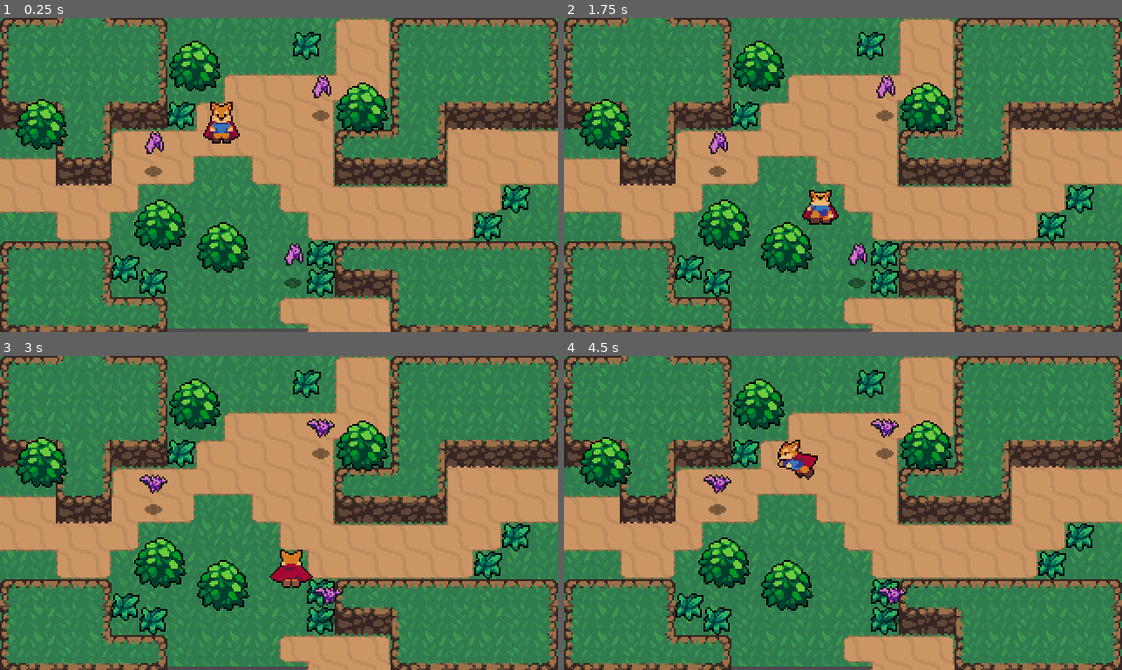
Above: before the commit, frames 1-4 (two rows, left to right).
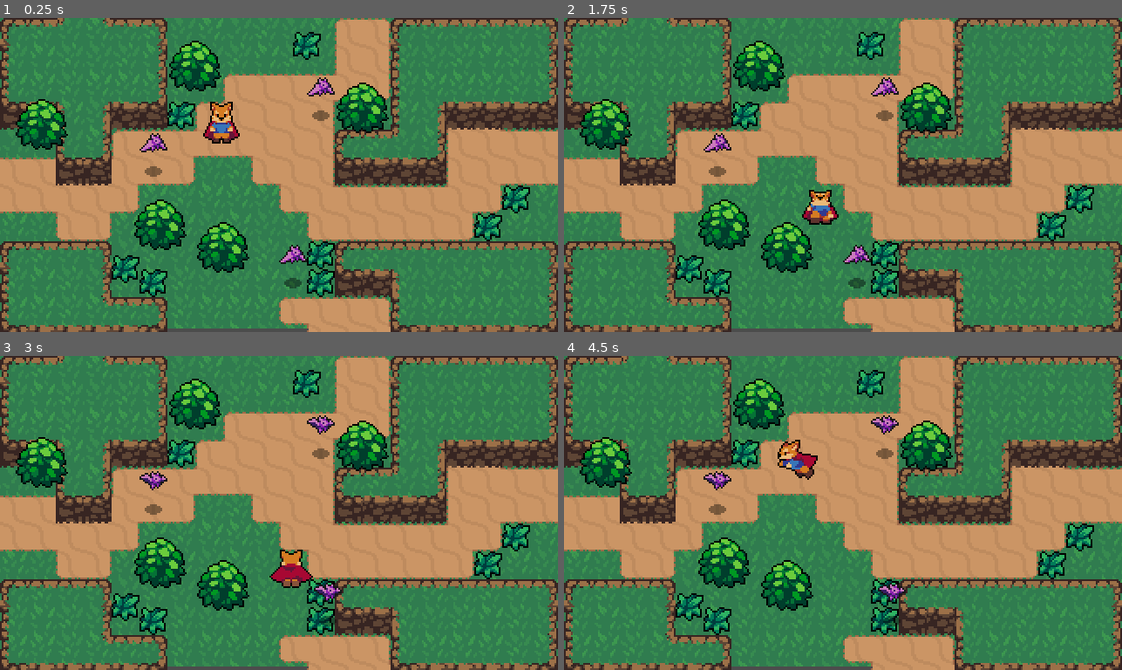
Above: after the commit, the same moments.

Repository: samkeen/ActionRpgTutorial
Game: Godot game, scene res://World/World.tscn
The game is run twice, just before and just after one commit, with the same random seed, the same clock (stepped at 60 frames per second) and the same inputs.
Inputs:
- Up to frame 1 (0.25 s): no input
- Up to frame 2 (1.75 s): hold Right (ui_right) 0.53-1.28 s; tap Z (attack) at 0.6 s; hold Down (ui_down) from 1.28 s (still down); tap K (roll) at 1.35 s
- Up to frame 3 (3 s): release Down (ui_down) at 2.03 s; hold Right (ui_right) 2.03-2.78 s; tap Z (attack) at 2.1 s; hold Up (ui_up) from 2.78 s (still down); tap K (roll) at 2.85 s
- Up to frame 4 (4.5 s): release Up (ui_up) at 3.53 s; hold Left (ui_left) from 3.53 s (still down); tap Z (attack) at 3.6 s; tap K (roll) at 4.35 s

The runs differ from the first frame. In frame 1, 0.5% of the frame differs, in the area x 25-60%, y 18-79%; in frame 2, 0.5%; in frame 3, 0.5%, in the area x 25-62%, y 18-80%; in frame 4, 0.5%.

Commit message:
finished e16

Diff:
--- /dev/null
+++ b/Effects/Effect.gd
@@ -0,0 +1,10 @@
+extends AnimatedSprite
+
+func _ready():
+	connect("animation_finished", self, "_on_animation_finished")
+
+	play("Animate")
+
+
+func _on_animation_finished():
+	queue_free()
--- /dev/null
+++ b/Effects/EnemyDeathEffect.tscn
@@ -0,0 +1,57 @@
+[gd_scene load_steps=14 format=2]
+
+[ext_resource path="res://Effects/EnemyDeathEffect.png" type="Texture" id=1]
+[ext_resource path="res://Effects/Effect.gd" type="Script" id=2]
+
+[sub_resource type="AtlasTexture" id=1]
+atlas = ExtResource( 1 )
+region = Rect2( 0, 0, 32, 32 )
+
+[sub_resource type="AtlasTexture" id=2]
+atlas = ExtResource( 1 )
+region = Rect2( 32, 0, 32, 32 )
+
+[sub_resource type="AtlasTexture" id=3]
+atlas = ExtResource( 1 )
+region = Rect2( 64, 0, 32, 32 )
+
+[sub_resource type="AtlasTexture" id=4]
+atlas = ExtResource( 1 )
+region = Rect2( 96, 0, 32, 32 )
+
+[sub_resource type="AtlasTexture" id=5]
+atlas = ExtResource( 1 )
+region = Rect2( 128, 0, 32, 32 )
+
+[sub_resource type="AtlasTexture" id=6]
+atlas = ExtResource( 1 )
+region = Rect2( 160, 0, 32, 32 )
+
+[sub_resource type="AtlasTexture" id=7]
+atlas = ExtResource( 1 )
+region = Rect2( 192, 0, 32, 32 )
+
+[sub_resource type="AtlasTexture" id=8]
+atlas = ExtResource( 1 )
+region = Rect2( 224, 0, 32, 32 )
+
+[sub_resource type="AtlasTexture" id=9]
+atlas = ExtResource( 1 )
+region = Rect2( 256, 0, 32, 32 )
+
+[sub_resource type="AtlasTexture" id=10]
+atlas = ExtResource( 1 )
+region = Rect2( 288, 0, 32, 32 )
+
+[sub_resource type="SpriteFrames" id=11]
+animations = [ {
+"frames": [ SubResource( 1 ), SubResource( 2 ), SubResource( 3 ), SubResource( 4 ), SubResource( 5 ), SubResource( 6 ), SubResource( 7 ), SubResource( 8 ), SubResource( 9 ), SubResource( 10 ) ],
+"loop": true,
+"name": "default",
+"speed": 15.0
+} ]
+
+[node name="EnemyDeathEffect" type="AnimatedSprite"]
+frames = SubResource( 11 )
+offset = Vector2( 0, -8 )
+script = ExtResource( 2 )
--- a/Effects/GrassEffect.gd
+++ /dev/null
@@ -1,11 +0,0 @@
-extends Node2D
-
-onready var animatedSprite = $AnimatedSprite
-
-func _ready():
-	animatedSprite.frame = 0
-	animatedSprite.play("Animate")
-
-
-func _on_AnimatedSprite_animation_finished():
-	queue_free()
--- a/Effects/GrassEffect.tscn
+++ b/Effects/GrassEffect.tscn
@@ -1,7 +1,7 @@
 [gd_scene load_steps=9 format=2]
 
 [ext_resource path="res://Effects/GrassEffect.png" type="Texture" id=1]
-[ext_resource path="res://Effects/GrassEffect.gd" type="Script" id=2]
+[ext_resource path="res://Effects/Effect.gd" type="Script" id=2]
 
 [sub_resource type="AtlasTexture" id=1]
 atlas = ExtResource( 1 )
@@ -26,18 +26,14 @@
 [sub_resource type="SpriteFrames" id=6]
 animations = [ {
 "frames": [ SubResource( 1 ), SubResource( 2 ), SubResource( 3 ), SubResource( 4 ), SubResource( 5 ) ],
-"loop": false,
+"loop": true,
 "name": "Animate",
-"speed": 5.0
+"speed": 15.0
 } ]
 
-[node name="GrassEffect" type="Node2D"]
-script = ExtResource( 2 )
-
-[node name="AnimatedSprite" type="AnimatedSprite" parent="."]
+[node name="GrassEffect" type="AnimatedSprite"]
 frames = SubResource( 6 )
 animation = "Animate"
-frame = 2
 centered = false
 offset = Vector2( -8, -8 )
-[connection signal="animation_finished" from="AnimatedSprite" to="." method="_on_AnimatedSprite_animation_finished"]
+script = ExtResource( 2 )
--- a/Enemies/Bat.gd
+++ b/Enemies/Bat.gd
@@ -3,12 +3,25 @@
 const FRICTION = 200
 const KNOCKBACK_SPEED = 120
 
+const EnemyDeathEffect = preload("res://Effects/EnemyDeathEffect.tscn")
+
 var knockback = Vector2.ZERO
+onready var stats = $Stats
 
 func _physics_process(delta):
 	knockback = knockback.move_toward(Vector2.ZERO, FRICTION*delta)
 	knockback = move_and_slide(knockback)
 
 
-func _on_HurtBox_area_entered(area):
-	knockback = area.knockback_vector * KNOCKBACK_SPEED
+func _on_HurtBox_area_entered(hitter):
+	# note, under the hood, this calls Bat.set_health(value)
+	stats.health -= hitter.damage
+	knockback = hitter.knockback_vector * KNOCKBACK_SPEED
+
+
+
+func _on_Stats_no_health():
+	queue_free()
+	var enemyDeathEffet = EnemyDeathEffect.instance()
+	get_parent().add_child(enemyDeathEffet)
+	enemyDeathEffet.global_position = global_position
--- a/Enemies/Bat.tscn
+++ b/Enemies/Bat.tscn
@@ -1,9 +1,10 @@
-[gd_scene load_steps=13 format=2]
+[gd_scene load_steps=14 format=2]
 
 [ext_resource path="res://Enemies/Bat.png" type="Texture" id=1]
 [ext_resource path="res://Shadows/SmallShadow.png" type="Texture" id=2]
 [ext_resource path="res://Hit and Hurt Boxes/HurtBox.tscn" type="PackedScene" id=3]
 [ext_resource path="res://Enemies/Bat.gd" type="Script" id=4]
+[ext_resource path="res://Stats.tscn" type="PackedScene" id=5]
 
 [sub_resource type="AtlasTexture" id=1]
 atlas = ExtResource( 1 )
@@ -47,7 +48,7 @@
 [node name="AnimatedSprite" type="AnimatedSprite" parent="."]
 frames = SubResource( 6 )
 animation = "fly"
-frame = 4
+frame = 3
 playing = true
 offset = Vector2( 0, -12 )
 
@@ -63,6 +64,10 @@
 [node name="CollisionShape2D" parent="HurtBox" index="0"]
 position = Vector2( 0, -13 )
 shape = SubResource( 8 )
+
+[node name="Stats" parent="." instance=ExtResource( 5 )]
+max_health = 2
 [connection signal="area_entered" from="HurtBox" to="." method="_on_HurtBox_area_entered"]
+[connection signal="no_health" from="Stats" to="." method="_on_Stats_no_health"]
 
 [editable path="HurtBox"]
--- /dev/null
+++ b/Hit and Hurt Boxes/HitBox.gd
@@ -0,0 +1,4 @@
+extends Area2D
+
+
+export var damage = 1
--- a/Hit and Hurt Boxes/HitBox.tscn
+++ b/Hit and Hurt Boxes/HitBox.tscn
@@ -1,7 +1,10 @@
-[gd_scene format=2]
+[gd_scene load_steps=2 format=2]
+
+[ext_resource path="res://Hit and Hurt Boxes/HitBox.gd" type="Script" id=1]
 
 [node name="HitBox" type="Area2D"]
 collision_layer = 0
 collision_mask = 0
+script = ExtResource( 1 )
 
 [node name="CollisionShape2D" type="CollisionShape2D" parent="."]
--- a/Player/Player.gd
+++ b/Player/Player.gd
@@ -1,9 +1,9 @@
 extends KinematicBody2D
 
-const ACCELERATION = 500
-const MAX_SPEED = 80
-const ROLL_SPEED = 120
-const FRICTION = 500
+export var ACCELERATION = 500
+export var MAX_SPEED = 80
+export var ROLL_SPEED = 120
+export var FRICTION = 500
 
 enum {MOVE, ROLL, ATTACK}
 
--- a/Player/Player.tscn
+++ b/Player/Player.tscn
@@ -640,10 +640,10 @@
 tree_root = SubResource( 22 )
 anim_player = NodePath("../AnimationPlayer")
 parameters/playback = SubResource( 23 )
-parameters/Attack/blend_position = Vector2( 0.0058322, 0.817143 )
-parameters/Idle/blend_position = Vector2( -0.857627, -0.906022 )
-parameters/Roll/blend_position = Vector2( -0.83939, -0.0465306 )
-parameters/Run/blend_position = Vector2( 0, 0 )
+parameters/Attack/blend_position = Vector2( 0, 1 )
+parameters/Idle/blend_position = Vector2( 0, 1 )
+parameters/Roll/blend_position = Vector2( 0, 1 )
+parameters/Run/blend_position = Vector2( 0, 1 )
 
 [node name="HitboxPivot" type="Position2D" parent="."]
 position = Vector2( 0, -4 )
--- a/Player/SwordHitBox.gd
+++ b/Player/SwordHitBox.gd
@@ -1,4 +1,4 @@
-extends Area2D
+extends "res://Hit and Hurt Boxes/HitBox.gd"
 
 
 var knockback_vector = Vector2.ZERO
--- /dev/null
+++ b/Stats.gd
@@ -0,0 +1,11 @@
+extends Node
+
+export(int) var max_health = 1
+onready var health = max_health setget set_health
+
+signal no_health
+
+func set_health(value):
+	health = value
+	if health <= 0:
+		emit_signal("no_health")
--- /dev/null
+++ b/Stats.tscn
@@ -0,0 +1,6 @@
+[gd_scene load_steps=2 format=2]
+
+[ext_resource path="res://Stats.gd" type="Script" id=1]
+
+[node name="Stats" type="Node"]
+script = ExtResource( 1 )
--- a/World/Grass.gd
+++ b/World/Grass.gd
@@ -1,11 +1,10 @@
 extends Node2D
 
-
+const GrassEffect = preload("res://Effects/GrassEffect.tscn")
 func create_grass_effect():
 	# intance the GrassEffect (die animation) to the position of the grass
-	var grassEffect = load("res://Effects/GrassEffect.tscn").instance()
-	var world = get_tree().current_scene
-	world.add_child(grassEffect)
+	var grassEffect = GrassEffect.instance()
+	get_parent().add_child(grassEffect)
 	grassEffect.global_position = global_position
 
 func _on_HurtBox_area_entered(area):
